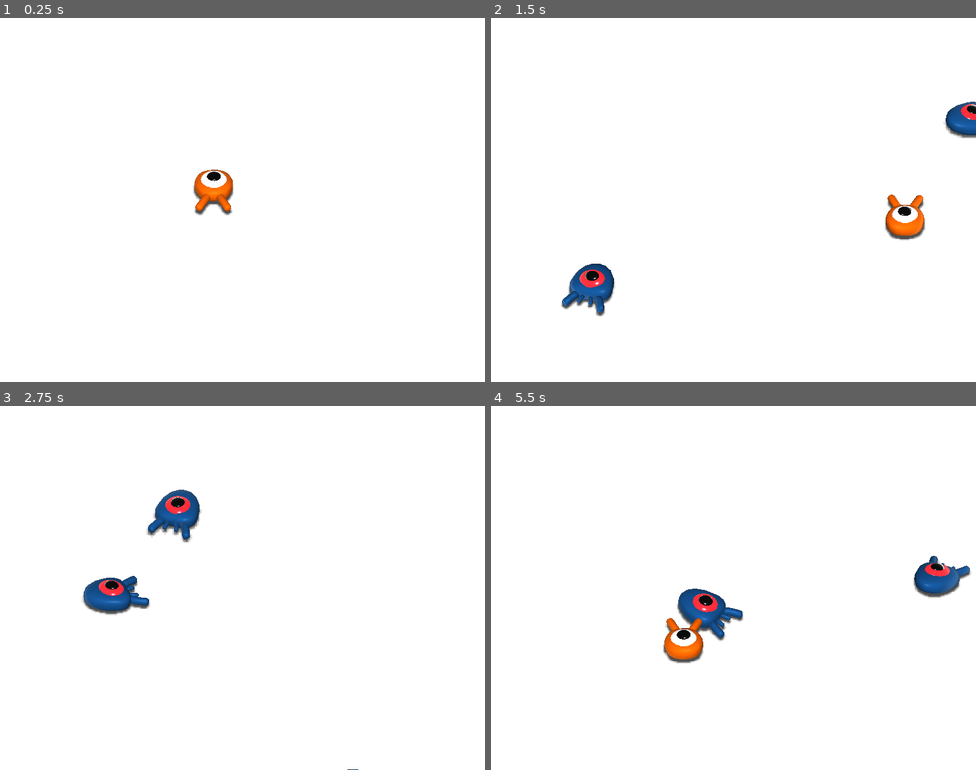
Above: before the commit, frames 1-4 (two rows, left to right).
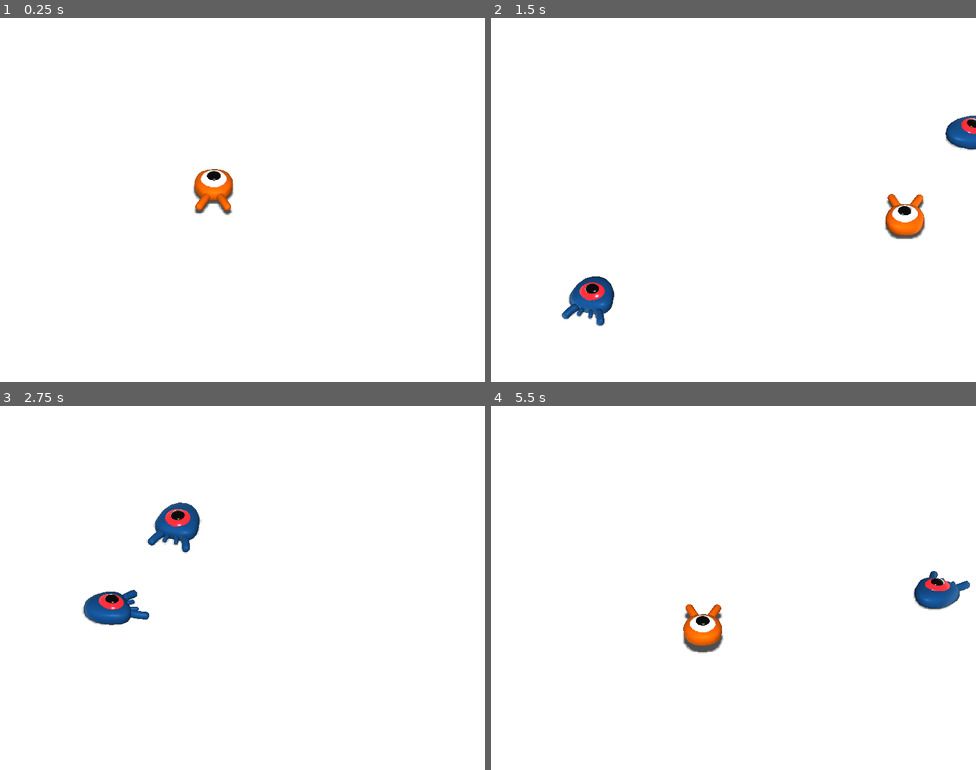
Above: after the commit, the same moments.

Repository: telmotrooper/squash-the-creeps
Game: Godot game, scene res://Main.tscn
Same seed, same stepped clock (60 frames per second), same inputs: the game is played once before the commit and once after it.
Inputs:
- Up to frame 1 (0.25 s): no input
- Up to frame 2 (1.5 s): tap Enter at 0.5 s; hold Right (move_right) 0.53-1.28 s; tap Space (jump) at 0.77 s; hold Down (move_back) from 1.28 s (still down)
- Up to frame 3 (2.75 s): tap Space (jump) at 1.52 s; release Down (move_back) at 2.03 s; hold Right (move_right) from 2.03 s (still down)
- Up to frame 4 (5.5 s): release Right (move_right) at 2.78 s; hold Up (move_forward) 2.78-3.53 s; tap Space (jump) at 3.02, 3.77, 4.52 s; hold Left (move_left) 3.53-5.03 s; hold Down (move_back) from 5.03 s (still down)

The runs differ from the first frame. In frame 1, 0.1% of the frame differs, in the area x 40-49%, y 41-55%; in frame 2, 2.1%; in frame 3, 2.6%; in frame 4, 3.2%, in the area x 35-100%, y 41-71%.

Commit message:
Added ability to squash enemies

Diff:
--- a/Main.tscn
+++ b/Main.tscn
@@ -24,6 +24,8 @@
 script = ExtResource( 2 )
 
 [node name="Ground" type="StaticBody" parent="."]
+collision_layer = 4
+collision_mask = 0
 
 [node name="CollisionShape" type="CollisionShape" parent="Ground"]
 shape = SubResource( 1 )
--- a/Mob.gd
+++ b/Mob.gd
@@ -1,4 +1,6 @@
 extends KinematicBody
+
+signal squashed
 
 export var min_speed := 10.0
 export var max_speed := 18.0
@@ -18,6 +20,9 @@
   velocity = Vector3.FORWARD * random_speed
   velocity = velocity.rotated(Vector3.UP, rotation.y)
 
+func squash():
+  emit_signal("squashed")
+  queue_free()
 
 func _on_VisibilityNotifier_screen_exited():
   queue_free()
--- a/Mob.tscn
+++ b/Mob.tscn
@@ -5,7 +5,10 @@
 
 [sub_resource type="BoxShape" id=1]
 
-[node name="Mob" type="KinematicBody"]
+[node name="Mob" type="KinematicBody" groups=[
+"mobs",
+]]
+collision_layer = 2
 script = ExtResource( 2 )
 
 [node name="Pivot" type="Spatial" parent="."]
@@ -14,7 +17,7 @@
 [node name="mob" parent="Pivot" instance=ExtResource( 1 )]
 
 [node name="CollisionShape" type="CollisionShape" parent="."]
-transform = Transform( 1, 0, 0, 0, 0.36, 0, 0, 0, 1, 0, 0.547546, 0 )
+transform = Transform( 1, 0, 0, 0, 0.54, 0, 0, 0, 1.5, 0, 0.671283, 0.295466 )
 shape = SubResource( 1 )
 
 [node name="VisibilityNotifier" type="VisibilityNotifier" parent="."]
--- a/Player.gd
+++ b/Player.gd
@@ -3,6 +3,7 @@
 export var speed := 14.0
 export var jump_impulse := 20.0
 export var fall_acceleration := 75.0
+export var bounce_impulse := 16.0
 
 var velocity = Vector3.ZERO
 
@@ -30,3 +31,11 @@
   velocity.y -= fall_acceleration * delta
   # Assign move_and_slide to velocity prevents the velocity from accumulating.
   velocity = move_and_slide(velocity, Vector3.UP)
+
+  for index in get_slide_count():
+    var collision = get_slide_collision(index)
+    if collision.collider.is_in_group("mobs"):
+      var mob = collision.collider
+      if Vector3.UP.dot(collision.normal) > 0.1:
+        mob.squash()
+        velocity.y = bounce_impulse
--- a/Player.tscn
+++ b/Player.tscn
@@ -4,8 +4,10 @@
 [ext_resource path="res://Player.gd" type="Script" id=2]
 
 [sub_resource type="SphereShape" id=1]
+radius = 1.04
 
 [node name="Player" type="KinematicBody"]
+collision_mask = 6
 script = ExtResource( 2 )
 
 [node name="Pivot" type="Spatial" parent="."]
@@ -14,5 +16,5 @@
 transform = Transform( 1, 0, 0, 0, 1, 0, 0, 0, 1, 0, 0.478475, 0 )
 
 [node name="CollisionShape" type="CollisionShape" parent="."]
-transform = Transform( 1, 0, 0, 0, 1, 0, 0, 0, 1, 0, 0.785568, 0 )
+transform = Transform( 1, 0, 0, 0, 1, 0, 0, 0, 1.425, 0, 0.785568, 0.44 )
 shape = SubResource( 1 )
--- a/project.godot
+++ b/project.godot
@@ -27,6 +27,7 @@
 [global]
 
 window=false
+LAYER=false
 
 [input]
 
@@ -60,6 +61,12 @@
  ]
 }
 
+[layer_names]
+
+3d_physics/layer_1="Player"
+3d_physics/layer_2="Enemies"
+3d_physics/layer_3="World"
+
 [rendering]
 
 quality/driver/driver_name="GLES2"
